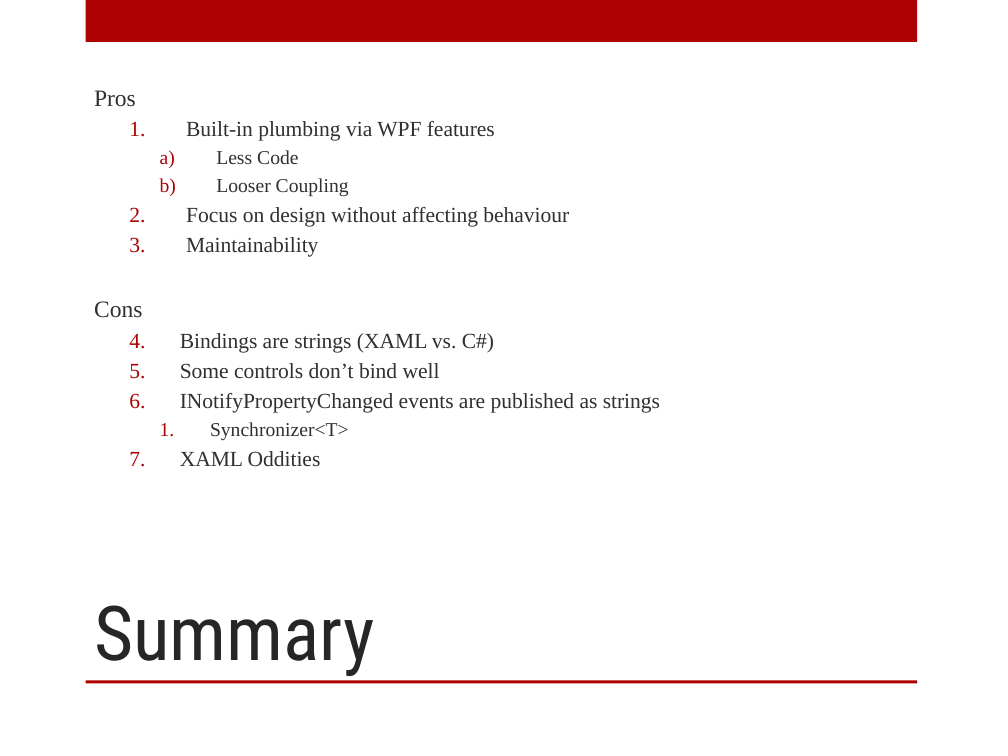
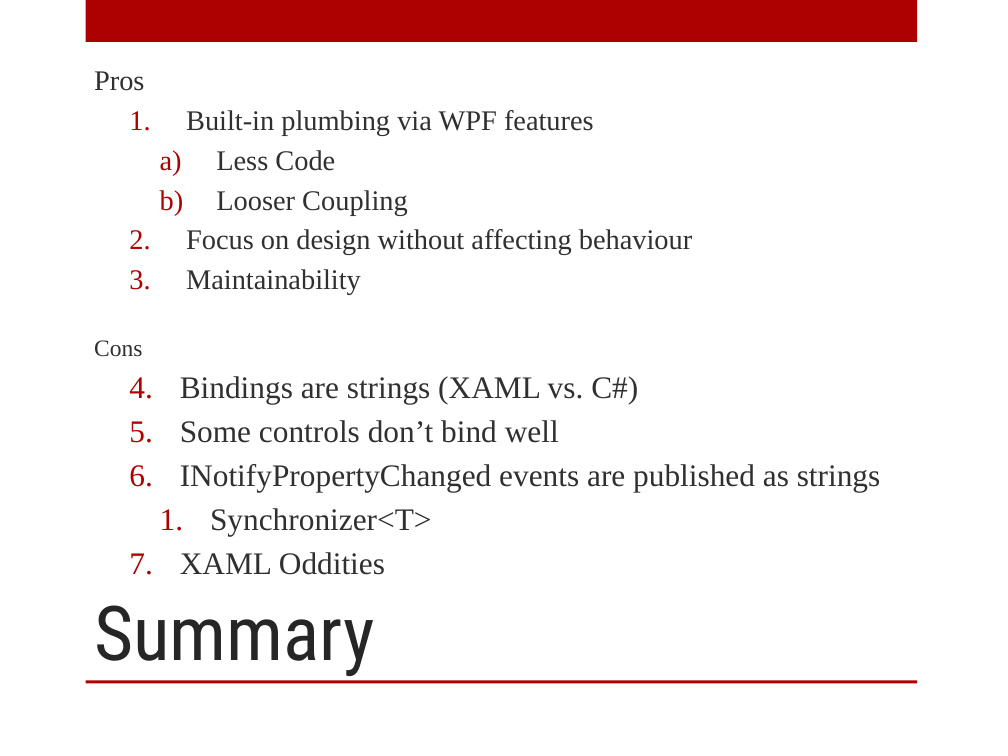
Before and after one commit to arcresources/MVPtoMVVM, a slide deck: slide 12 of docs/MVP to MVVM.pptx. Drawn at 1008x756 pixels with LibreOffice and Linux fonts; fonts in the diff are those of the drawing; background and template pictures are left out. Boxes give left, top, right and bottom in pixels: in the first picture for what was removed or moved away, otherwise in the second. Text is boxed around its words. In the diff, an @@ line names an element or a change of style, - is before the commit and + after.

```diff
--- a/docs/MVP to MVVM.pptx
+++ b/docs/MVP to MVVM.pptx
@@ text at box(94, 71, 881, 575): size 16.8 to 20.3 pt in "Pros"; size 15.4 to 20.3 pt in "Built-in plumbing via WPF features", "Focus on design without affecting behaviour", "Maintainability"; size 14 to 20.3 pt in "Less Code", "Looser Coupling"; size 15.4 to 22.4 pt in "Bindings are strings (XAML vs. C#)", "Some controls don’t bind well", "INotifyPropertyChanged events are published as strings", "XAML Oddities"; size 14 to 22.4 pt in "Synchronizer<T>"; more space between paragraphs @@
```
Also in this commit, not shown: 2 other slides changed.
